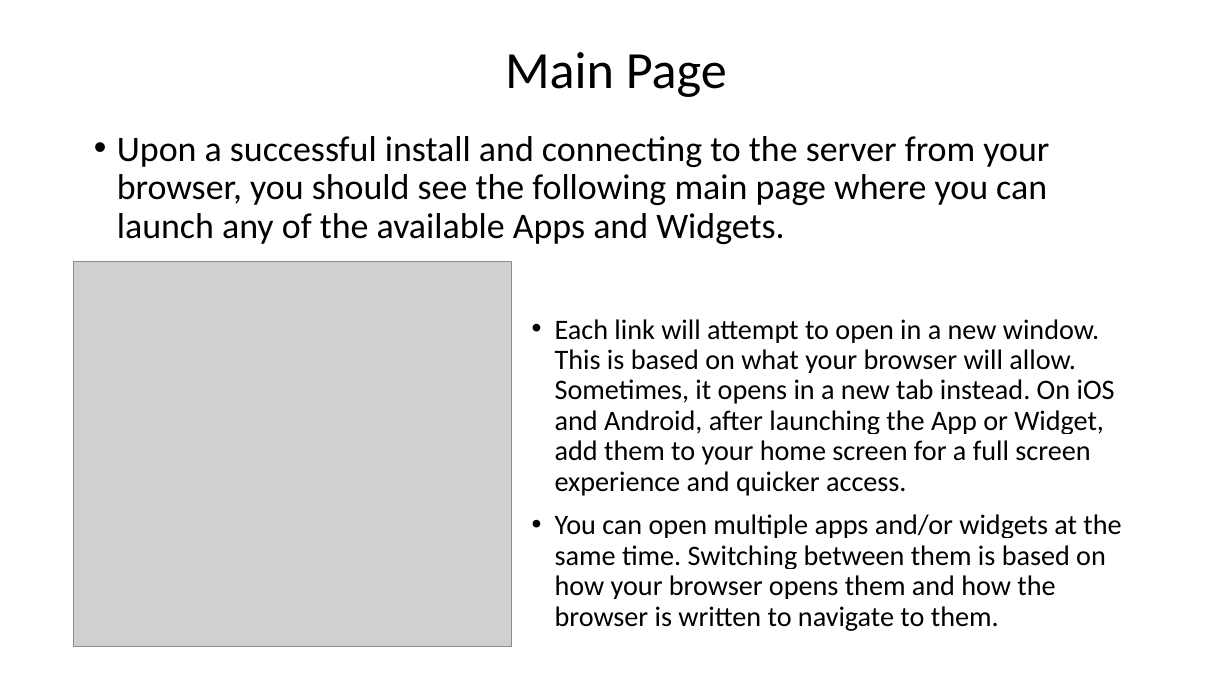
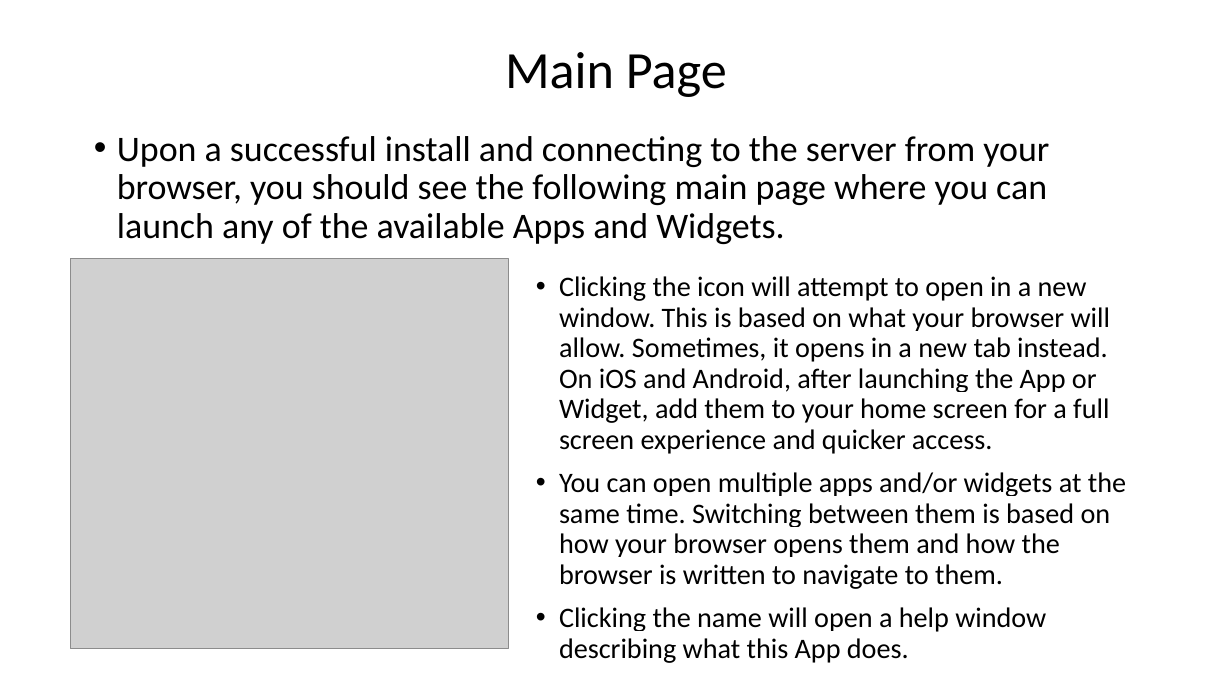
Before and after one commit to SIMRacingApps/SIMRacingApps.github.io, a slide deck: slide 7 of docs/documentation/SIMRacingApps - Quick Start Guide/SIMRacingApps - Quick Start Guide.odp. Drawn at 1232x693 pixels with LibreOffice and Linux fonts; fonts in the diff are those of the drawing; grey boxes stand for pictures. Boxes give left, top, right and bottom in pixels: in the first picture for what was removed or moved away, otherwise in the second. Text is boxed around its words. In the diff, an @@ line names an element or a change of style, - is before the commit and + after.

Commit message:
Updated the Quick Start Quide

```diff
--- a/docs/documentation/SIMRacingApps - Quick Start Guide/SIMRacingApps - Quick Start Guide.odp
+++ b/docs/documentation/SIMRacingApps - Quick Start Guide/SIMRacingApps - Quick Start Guide.odp
@@ picture: place and size @@
-picture at <box>74,262,512,647</box>
+picture at <box>70,259,508,649</box>
@@ text "Clicking the icon will attempt ...": place and size @@
-text "Clicking the icon will attempt ..." at <box>555,319,1121,631</box>
+text "Clicking the icon will attempt ..." at <box>559,276,1126,663</box>
@@ text at <box>559,276,1111,454</box>: text changed @@
-• Each link will attempt to open in a new window. This is based on what your browser will allow. Sometimes, it opens in a new tab instead. On iOS and Android, after launching the App or Widget, add them to your home screen for a full screen experience and quicker access.
+• Clicking the icon will attempt to open in a new window. This is based on what your browser will allow. Sometimes, it opens in a new tab instead. On iOS and Android, after launching the App or Widget, add them to your home screen for a full screen experience and quicker access.
@@ text at <box>559,607,1046,663</box>: paragraph added @@
+• Clicking the name will open a help window describing what this App does.
```
Also in this commit, not shown: 10 other slides changed, 25 other files.
